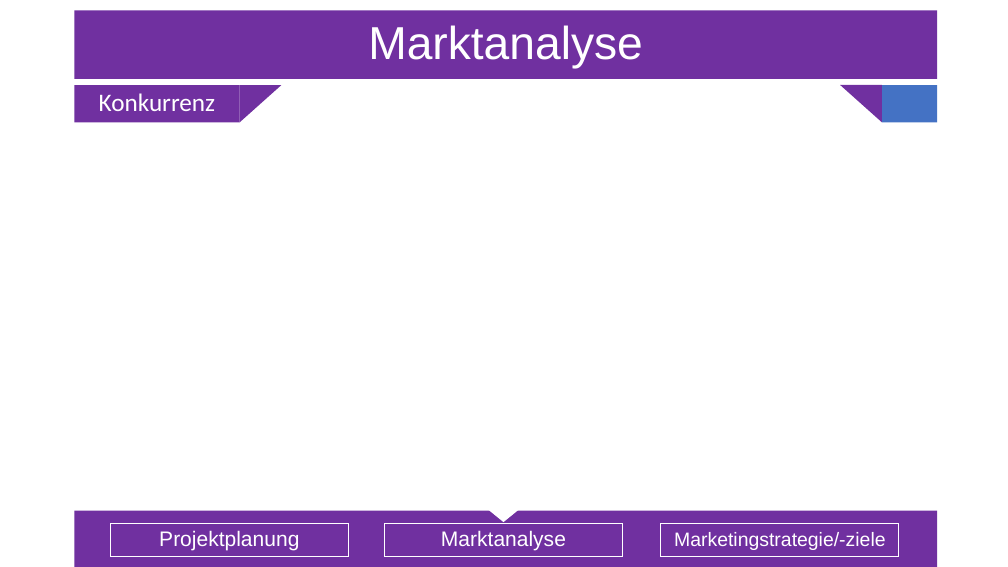
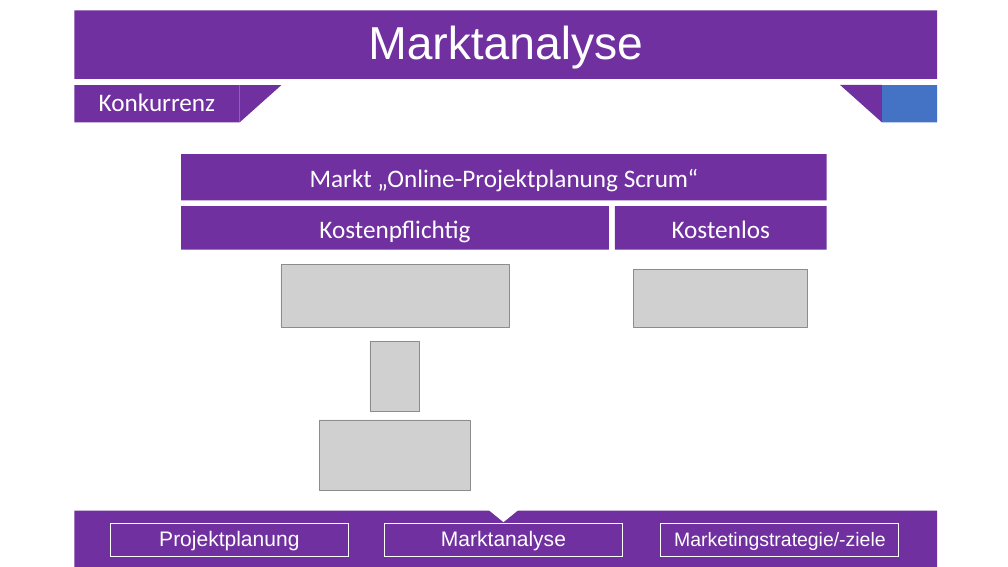
Before and after one commit to Sl0thking/mp_gproz_scrumiverse, a slide deck: slide 8 of 5_Präsentation/Projektpräsentation.pptx (slide 4 before the commit). Drawn at 1008x567 pixels with LibreOffice and Linux fonts; fonts in the diff are those of the drawing; grey boxes stand for pictures. Boxes give left, top, right and bottom in pixels: in the first picture for what was removed or moved away, otherwise in the second. Text is boxed around its words. In the diff, an @@ line names an element or a change of style, - is before the commit and + after.

Commit message:
#USID016
#Datum 04.04.2016, 05.04.2016
#Zeit 4h
#Info
- Präsentationsteile Projektplanung und Marktanalye bearbeitet

```diff
--- a/5_Präsentation/Projektpräsentation.pptx
+++ b/5_Präsentation/Projektpräsentation.pptx
@@ rectangle added at box(181, 154, 827, 200), fill #7030A0, 24 pt, text #FFFFFF @@
+Markt „Online-Projektplanung Scrum“
@@ rectangle added at box(181, 206, 609, 250), fill #7030A0, 24 pt, text #FFFFFF @@
+Kostenpflichtig
@@ rectangle added at box(615, 206, 827, 250), fill #7030A0, 24 pt, text #FFFFFF @@
+Kostenlos
@@ picture added at box(281, 265, 510, 327) @@
@@ picture added at box(634, 269, 808, 327) @@
@@ picture added at box(370, 341, 420, 411) @@
@@ picture added at box(320, 420, 470, 491) @@
```
Also in this commit, not shown: 12 other slides changed, 10 slides added, 1 slide removed, 1 other file.
